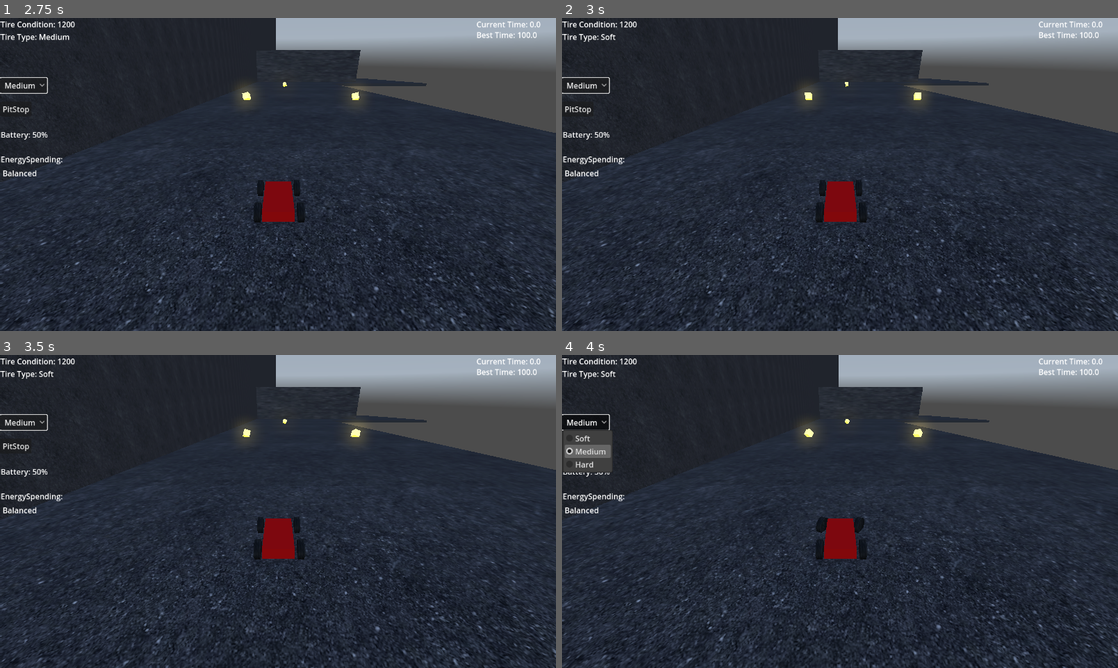
Above: before the commit, frames 1-4 (two rows, left to right).
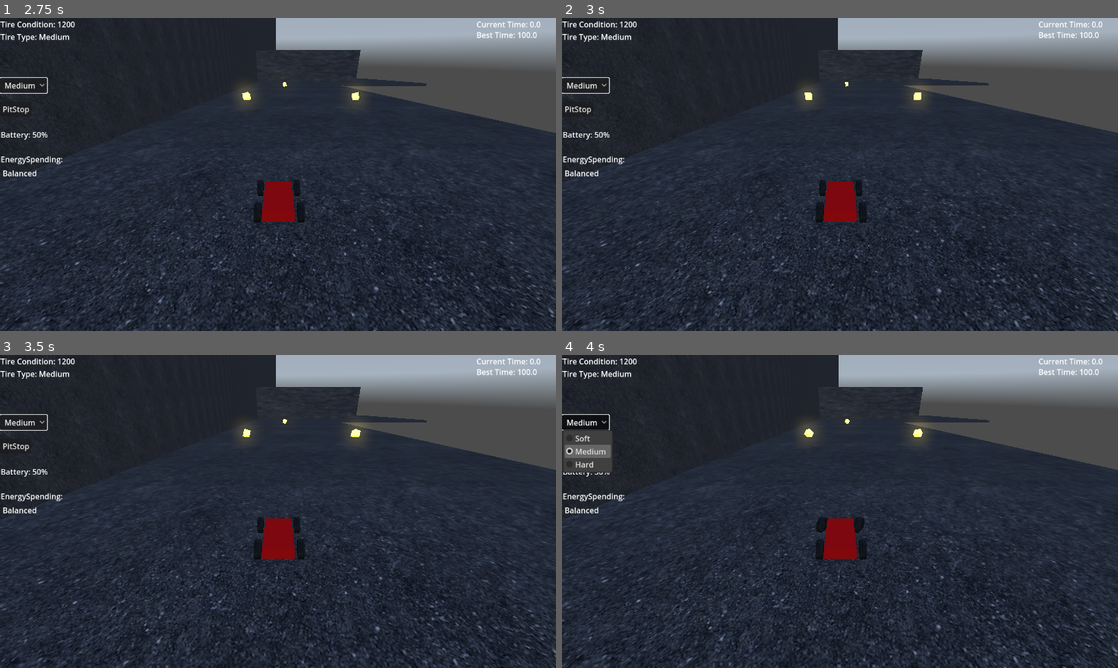
Above: after the commit, the same moments.

Repository: USERDOT1/partyRacers
Game: Godot game, scene res://test_drive_scene.tscn
The game is run twice, just before and just after one commit, with the same random seed, the same clock (stepped at 60 frames per second) and the same inputs. The engine's default icon, where the game draws it, is replaced by a stand-in: a white triangle on a blue panel in a dark square. A sky picture missing from this copy of the repository is replaced by a grey-blue gradient.
Inputs:
- Up to frame 1 (2.75 s): hold D (turnRight) 0.53-1.25 s; tap S (break) at 0.6 s; click "Medium" at 1.25 s; click "PitStop" at 2 s
- Up to frame 2 (3 s): hold Left (ChangeWheelsDown) from 2.78 s (still down); tap W (throttle) at 2.85 s
- Up to frame 3 (3.5 s): keep holding Left (ChangeWheelsDown)
- Up to frame 4 (4 s): tap Enter at 3.5 s; release Left (ChangeWheelsDown) at 3.53 s; hold D (turnRight) from 3.53 s (still down); tap S (break) at 3.6 s

Frame 1 is identical in both runs. In frame 2, less than 0.1% of the frame differs, in the area x 7-13%, y 5-8%; in frame 3, less than 0.1%; in frame 4, less than 0.1%.

Commit message:
Made Pitstop Area
Made it so you could only change tires in pitstop.

Need: make pitstop shape better

Diff:
--- a/kart/kart.gd
+++ b/kart/kart.gd
@@ -6,7 +6,7 @@
 @export var tireCondition = 1.2
 @export var maxBattery = 100
 
-
+var pitstopStatus = false
 var tireType = "Medium"
 var tireList = ["Soft", "Medium", "Hard"]
 var tireIndex = 1
@@ -113,18 +113,21 @@
 			spendingType = spendingList[spendingIndex]
 			$"../CanvasLayer/Hud/SpendingType".text = spendingType
 			#print(spendingType)
-	if Input.is_action_just_pressed("ChangeWheelsUp"):
-		if tireIndex == 2:
-			print('MAX HARD TIRES')#add visual
-		else:
-			tireIndex = (tireIndex + 1)
-			tireType = tireList[tireIndex]
-	if Input.is_action_just_pressed("ChangeWheelsDown"):
-		if tireIndex == 0:
-			print('MAX SOFT TIRES')#add visual
-		else:
-			tireIndex = (tireIndex - 1)
-			tireType = tireList[tireIndex]
+	if pitstopStatus == true:
+		if Input.is_action_just_pressed("ChangeWheelsUp"):
+			if tireIndex == 2:
+				print('MAX HARD TIRES')#add visual
+			else:
+				tireIndex = (tireIndex + 1)
+				tireType = tireList[tireIndex]
+		if Input.is_action_just_pressed("ChangeWheelsDown"):
+			if tireIndex == 0:
+				print('MAX SOFT TIRES')#add visual
+			else:
+				tireIndex = (tireIndex - 1)
+				tireType = tireList[tireIndex]
+	else:
+		print("NOT IN PITSTOP") #ADD VISUAL
 
 
 
@@ -144,3 +147,10 @@
 			if bestTime > timer:
 				bestTime = timer
 			timer = 0
+	if area.name == "PitstopArea":
+		pitstopStatus = true
+
+
+func _on_area_3d_area_exited(area: Area3D) -> void:
+	if area.name == "PitstopArea":
+		pitstopStatus = false
--- a/kart/kart.tscn
+++ b/kart/kart.tscn
@@ -104,3 +104,4 @@
 far = 12000.0
 
 [connection signal="area_entered" from="Area3D" to="." method="areaEntered"]
+[connection signal="area_exited" from="Area3D" to="." method="_on_area_3d_area_exited"]
--- a/test_drive_scene.tscn
+++ b/test_drive_scene.tscn
@@ -22,6 +22,9 @@
 material = SubResource("StandardMaterial3D_782t0")
 size = Vector2(500, 500)
 
+[sub_resource type="BoxShape3D" id="BoxShape3D_nhv88"]
+size = Vector3(5, 5, 5)
+
 [sub_resource type="BoxShape3D" id="BoxShape3D_x5vpf"]
 size = Vector3(1, 4, 27.205)
 
@@ -144,6 +147,12 @@
 [node name="Kart" parent="." instance=ExtResource("3_st0yn")]
 transform = Transform3D(-4.37114e-08, 0, 1, 0, 1, 0, -1, 0, -4.37114e-08, -431.755, 463.759, -208.592)
 
+[node name="PitstopArea" type="Area3D" parent="."]
+transform = Transform3D(1, 0, 0, 0, 1, 0, 0, 0, 1, 45.7495, 0, 45.238)
+
+[node name="CollisionShape3D" type="CollisionShape3D" parent="PitstopArea"]
+shape = SubResource("BoxShape3D_nhv88")
+
 [node name="CanvasLayer" type="CanvasLayer" parent="."]
 
 [node name="Hud" parent="CanvasLayer" instance=ExtResource("4_eouea")]
Not shown: 1 places in test_drive_scene.tscn that only renumber resources
